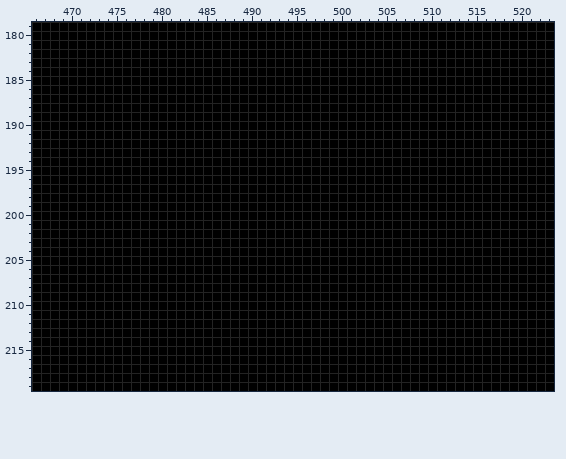
File history of a pixel-art file, assets/doodles.ase. The picture above was drawn from the file before the commit.
589x574 pixels, 1 frame. Shown: x 466..523, y 179..219.
Now the later version:
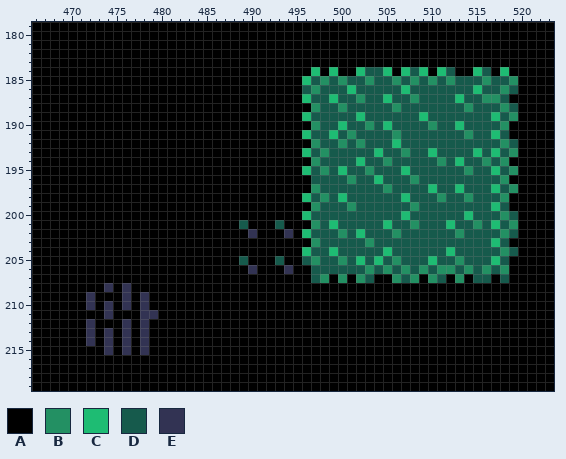
Palette (. is transparent): A #000000  B #239063  C #1ebc73  D #165a4c  E #323353
Changes in this commit:
--- layer "Layer"
@@ x 466..523 @@
 183 AAAAAAAAAAAAAAAAAAAAAAAAAAAAAAAAAAAAAAAAAAAAAAAAAAAAAAAAAA
-184 AAAAAAAAAAAAAAAAAAAAAAAAAAAAAAAAAAAAAAAAAAAAAAAAAAAAAAAAAA
-185 AAAAAAAAAAAAAAAAAAAAAAAAAAAAAAAAAAAAAAAAAAAAAAAAAAAAAAAAAA
-186 AAAAAAAAAAAAAAAAAAAAAAAAAAAAAAAAAAAAAAAAAAAAAAAAAAAAAAAAAA
-187 AAAAAAAAAAAAAAAAAAAAAAAAAAAAAAAAAAAAAAAAAAAAAAAAAAAAAAAAAA
-188 AAAAAAAAAAAAAAAAAAAAAAAAAAAAAAAAAAAAAAAAAAAAAAAAAAAAAAAAAA
-189 AAAAAAAAAAAAAAAAAAAAAAAAAAAAAAAAAAAAAAAAAAAAAAAAAAAAAAAAAA
-190 AAAAAAAAAAAAAAAAAAAAAAAAAAAAAAAAAAAAAAAAAAAAAAAAAAAAAAAAAA
-191 AAAAAAAAAAAAAAAAAAAAAAAAAAAAAAAAAAAAAAAAAAAAAAAAAAAAAAAAAA
-192 AAAAAAAAAAAAAAAAAAAAAAAAAAAAAAAAAAAAAAAAAAAAAAAAAAAAAAAAAA
-193 AAAAAAAAAAAAAAAAAAAAAAAAAAAAAAAAAAAAAAAAAAAAAAAAAAAAAAAAAA
-194 AAAAAAAAAAAAAAAAAAAAAAAAAAAAAAAAAAAAAAAAAAAAAAAAAAAAAAAAAA
-195 AAAAAAAAAAAAAAAAAAAAAAAAAAAAAAAAAAAAAAAAAAAAAAAAAAAAAAAAAA
-196 AAAAAAAAAAAAAAAAAAAAAAAAAAAAAAAAAAAAAAAAAAAAAAAAAAAAAAAAAA
-197 AAAAAAAAAAAAAAAAAAAAAAAAAAAAAAAAAAAAAAAAAAAAAAAAAAAAAAAAAA
-198 AAAAAAAAAAAAAAAAAAAAAAAAAAAAAAAAAAAAAAAAAAAAAAAAAAAAAAAAAA
-199 AAAAAAAAAAAAAAAAAAAAAAAAAAAAAAAAAAAAAAAAAAAAAAAAAAAAAAAAAA
-200 AAAAAAAAAAAAAAAAAAAAAAAAAAAAAAAAAAAAAAAAAAAAAAAAAAAAAAAAAA
-201 AAAAAAAAAAAAAAAAAAAAAAAAAAAAAAAAAAAAAAAAAAAAAAAAAAAAAAAAAA
-202 AAAAAAAAAAAAAAAAAAAAAAAAAAAAAAAAAAAAAAAAAAAAAAAAAAAAAAAAAA
-203 AAAAAAAAAAAAAAAAAAAAAAAAAAAAAAAAAAAAAAAAAAAAAAAAAAAAAAAAAA
-204 AAAAAAAAAAAAAAAAAAAAAAAAAAAAAAAAAAAAAAAAAAAAAAAAAAAAAAAAAA
-205 AAAAAAAAAAAAAAAAAAAAAAAAAAAAAAAAAAAAAAAAAAAAAAAAAAAAAAAAAA
-206 AAAAAAAAAAAAAAAAAAAAAAAAAAAAAAAAAAAAAAAAAAAAAAAAAAAAAAAAAA
-207 AAAAAAAAAAAAAAAAAAAAAAAAAAAAAAAAAAAAAAAAAAAAAAAAAAAAAAAAAA
-208 AAAAAAAAAAAAAAAAAAAAAAAAAAAAAAAAAAAAAAAAAAAAAAAAAAAAAAAAAA
-209 AAAAAAAAAAAAAAAAAAAAAAAAAAAAAAAAAAAAAAAAAAAAAAAAAAAAAAAAAA
-210 AAAAAAAAAAAAAAAAAAAAAAAAAAAAAAAAAAAAAAAAAAAAAAAAAAAAAAAAAA
-211 AAAAAAAAAAAAAAAAAAAAAAAAAAAAAAAAAAAAAAAAAAAAAAAAAAAAAAAAAA
-212 AAAAAAAAAAAAAAAAAAAAAAAAAAAAAAAAAAAAAAAAAAAAAAAAAAAAAAAAAA
-213 AAAAAAAAAAAAAAAAAAAAAAAAAAAAAAAAAAAAAAAAAAAAAAAAAAAAAAAAAA
-214 AAAAAAAAAAAAAAAAAAAAAAAAAAAAAAAAAAAAAAAAAAAAAAAAAAAAAAAAAA
-215 AAAAAAAAAAAAAAAAAAAAAAAAAAAAAAAAAAAAAAAAAAAAAAAAAAAAAAAAAA
+184 AAAAAAAAAAAAAAAAAAAAAAAAAAAAAAACACAACDDCACDCACDAACDACAAAAA
+185 AAAAAAAAAAAAAAAAAAAAAAAAAAAAAACDBDBDDBDDBDBDBDBDDDBDDBAAAA
+186 AAAAAAAAAAAAAAAAAAAAAAAAAAAAAADBDDDCDDDDDCDDDDDDDCDDBDAAAA
+187 AAAAAAAAAAAAAAAAAAAAAAAAAAAAAACDDCDDBDDCDDBDDDDCDDBBDAAAAA
+188 AAAAAAAAAAAAAAAAAAAAAAAAAAAAAAABDDBDDDDDBDDDDDDDBDDDBDAAAA
+189 AAAAAAAAAAAAAAAAAAAAAAAAAAAAAACDDDDDCDDDDDDCDDDDDDDCDBAAAA
+190 AAAAAAAAAAAAAAAAAAAAAAAAAAAAAAABDDCDDBDCDDDDBDDCDDDDBAAAAA
+191 AAAAAAAAAAAAAAAAAAAAAAAAAAAAAACDDCDBDDDDBDDDDDDDBDDCDAAAAA
+192 AAAAAAAAAAAAAAAAAAAAAAAAAAAAAAABDDBDBDDDCDDDDDDDDDDDBDAAAA
+193 AAAAAAAAAAAAAAAAAAAAAAAAAAAAAACDBDDDDDCDDBDDCDDDDCDCDBAAAA
+194 AAAAAAAAAAAAAAAAAAAAAAAAAAAAAAABDDDDCDDBDDDDDBDCDDBDBAAAAA
+195 AAAAAAAAAAAAAAAAAAAAAAAAAAAAAACDBDCDDBDDDCDDDDDDBDDCDBAAAA
+196 AAAAAAAAAAAAAAAAAAAAAAAAAAAAAAADDDDBDDCDDDBDDDDDDDDDBAAAAA
+197 AAAAAAAAAAAAAAAAAAAAAAAAAAAAAAABDDDDDDDBDDDDCDDCDDDCDBAAAA
+198 AAAAAAAAAAAAAAAAAAAAAAAAAAAAAACDBDCDDDDDDCDDDBDDBDDDBAAAAA
+199 AAAAAAAAAAAAAAAAAAAAAAAAAAAAAAABDDDBDDDDDDBDDDDDDDDCDAAAAA
+200 AAAAAAAAAAAAAAAAAAAAAAAAAAAAAACDDDDDDDDDDCDDDDDDCDDDBDAAAA
+201 AAAAAAAAAAAAAAAAAAAAAAADAAADAAABDCDDDDDCDDBDDDCDDBDCDBAAAA
+202 AAAAAAAAAAAAAAAAAAAAAAAAEAAAEACDDDBDCDDDBDDDDDDBDDDDBDAAAA
+203 AAAAAAAAAAAAAAAAAAAAAAAAAAAAAAABDDDDDBDDDDDDDDDDDDDCDAAAAA
+204 AAAAAAAAAAAAAAAAAAAAAAAAAAAAAACDDCDDDDDCDDDDDDCDDDDDBDAAAA
+205 AAAAAAAAAAAAAAAAAAAAAAADAAADAADBDDBDCDCDBDDDCDDBDDDCDAAAAA
+206 AAAAAAAAAAAAAAAAAAAAAAAAEAAAEAADDDDDDBDBDBDBDBBDBDBDBAAAAA
+207 AAAAAAAAAAAAAAAAAAAAAAAAAAAAAAADBABABDAABDBABDABADDADAAAAA
+208 AAAAAAAAEAEAAAAAAAAAAAAAAAAAAAAAAAAAAAAAAAAAAAAAAAAAAAAAAA
+209 AAAAAAEAAAEAEAAAAAAAAAAAAAAAAAAAAAAAAAAAAAAAAAAAAAAAAAAAAA
+210 AAAAAAEAEAEAEAAAAAAAAAAAAAAAAAAAAAAAAAAAAAAAAAAAAAAAAAAAAA
+211 AAAAAAAAEAAAEEAAAAAAAAAAAAAAAAAAAAAAAAAAAAAAAAAAAAAAAAAAAA
+212 AAAAAAEAAAEAEAAAAAAAAAAAAAAAAAAAAAAAAAAAAAAAAAAAAAAAAAAAAA
+213 AAAAAAEAEAEAEAAAAAAAAAAAAAAAAAAAAAAAAAAAAAAAAAAAAAAAAAAAAA
+214 AAAAAAEAEAEAEAAAAAAAAAAAAAAAAAAAAAAAAAAAAAAAAAAAAAAAAAAAAA
+215 AAAAAAAAEAEAEAAAAAAAAAAAAAAAAAAAAAAAAAAAAAAAAAAAAAAAAAAAAA
 216 AAAAAAAAAAAAAAAAAAAAAAAAAAAAAAAAAAAAAAAAAAAAAAAAAAAAAAAAAA
